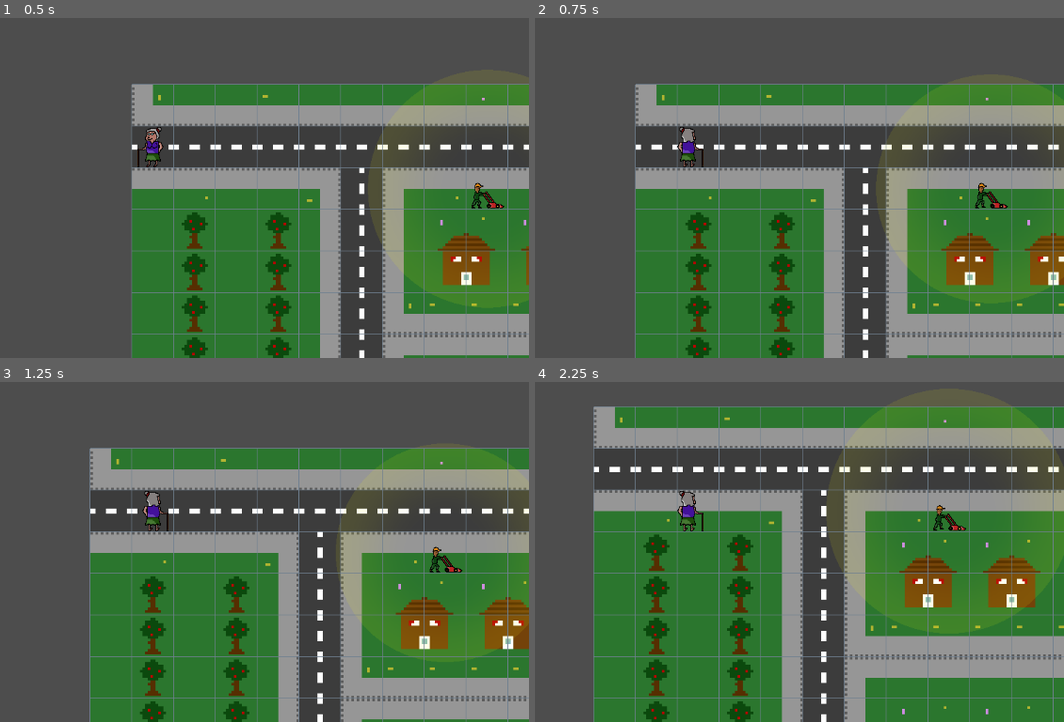
Above: before the commit, frames 1-4 (two rows, left to right).
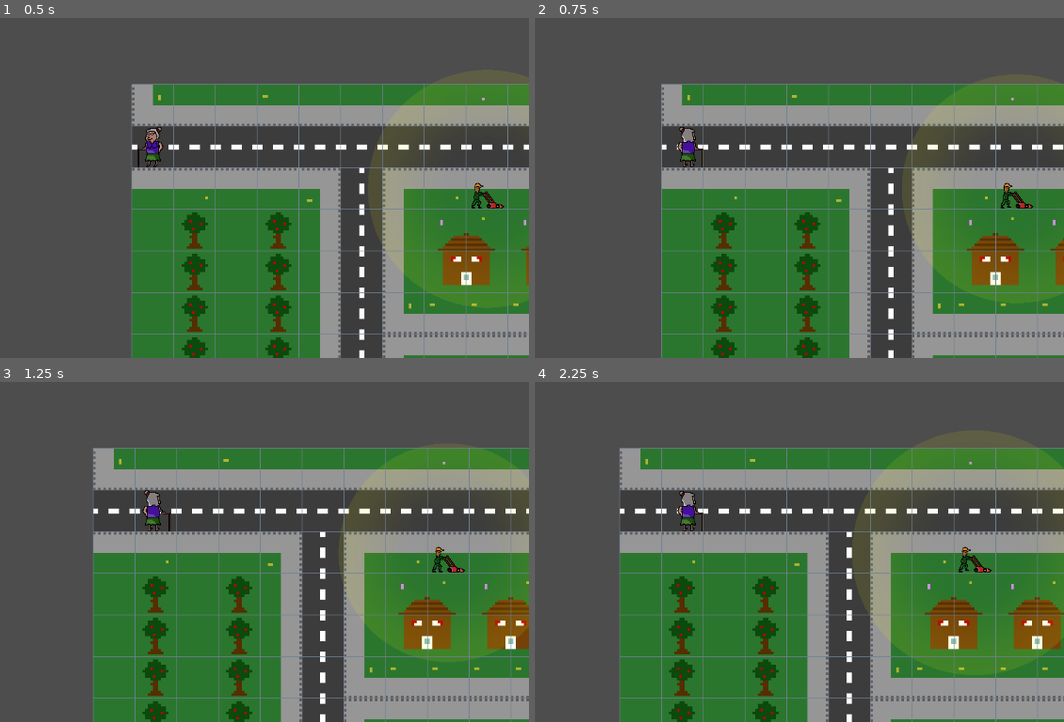
Above: after the commit, the same moments.

Repository: chrismeunier/EpicGameJam11
Game: Godot game, scene res://TileMap/world.tscn
Same seed, same stepped clock (60 frames per second), same inputs: the game is played once before the commit and once after it.
Inputs (mouse positions are in pixels of both pictures, inside the frame that each line leads up to):
- Up to frame 1 (0.5 s): no input
- Up to frame 2 (0.75 s): tap Enter at 0.5 s; move the mouse to (852, 126) at 0.52 s; hold D (Right) from 0.53 s (still down); hold Shift from 0.53 s (still down)
- Up to frame 3 (1.25 s): keep holding D (Right); keep holding Shift
- Up to frame 4 (2.25 s): move the mouse to (535, 531) at 1.27 s; release D (Right) at 1.28 s; release Shift at 1.28 s; hold S (Down) 1.28-2.03 s; tap 2 at 1.35 s; move the mouse to (762, 419) at 2.02 s; hold D (Right) from 2.03 s (still down); tap 3 at 2.1 s

Frame 1 is identical in both runs. In frame 2, 22% of the frame differs, in the area x 18-100%, y 19-100%; in frame 3, 8.5%; in frame 4, 63%, in the area x 11-100%, y 7-100%.

Commit message:
Add misunderstood sound to player

Diff:
--- a/characters/player.gd
+++ b/characters/player.gd
@@ -6,7 +6,7 @@
 
 var lastDirection = Vector2.ZERO
 var can_move_input: bool = true
-const MOVE_COOLDOWN := 0.3  # seconds between moves
+const MOVE_COOLDOWN := 0.84  # seconds between moves
 var disturbanceLvl = "lvl0"
 var signal_direction = Vector2.ZERO
 
@@ -30,8 +30,13 @@
 			new_signal = disturb_signal()
 
 		Events.moved_successfully.emit(new_signal == signal_direction)
+
+		if new_signal == signal_direction:
+			play_sound(signal_direction)
+		else:
+			play_error_sound()
+
 		signal_direction = new_signal
-		play_sound(signal_direction)
 		move(signal_direction)
 		signal_direction = Vector2.ZERO
 	else:
@@ -152,23 +157,26 @@
 	return signal_direction
 
 func play_sound(direction: Vector2) -> void:
-	var player: AudioStreamPlayer
+	var instructionPlayer: AudioStreamPlayer
 	match direction:
 		Vector2.LEFT:
-			var count = AudioManager.gameplay_left.get_child_count()
-			var index = randi() % count
-			player = AudioManager.gameplay_left.get_child(index)
+			var index = randi() % AudioManager.gameplay_left.get_child_count()
+			instructionPlayer = AudioManager.gameplay_left.get_child(index)
 		Vector2.RIGHT:
-			var count = AudioManager.gameplay_right.get_child_count()
-			var index = randi() % count
-			player = AudioManager.gameplay_right.get_child(index)
+			var index = randi() % AudioManager.gameplay_right.get_child_count()
+			instructionPlayer = AudioManager.gameplay_right.get_child(index)
 		Vector2.DOWN:
-			var count = AudioManager.gameplay_down.get_child_count()
-			var index = randi() % count
-			player = AudioManager.gameplay_down.get_child(index)
+			var index = randi() % AudioManager.gameplay_down.get_child_count()
+			instructionPlayer = AudioManager.gameplay_down.get_child(index)
 		Vector2.UP:
-			var count = AudioManager.gameplay_up.get_child_count()
-			var index = randi() % count
-			player = AudioManager.gameplay_up.get_child(index)
+			var index = randi() % AudioManager.gameplay_up.get_child_count()
+			instructionPlayer = AudioManager.gameplay_up.get_child(index)
 
+	instructionPlayer.play()
+	var stepPlayer: AudioStreamPlayer = AudioManager.audio_move
+	stepPlayer.play()
+
+func play_error_sound() -> void:
+	var index = randi() % AudioManager.error.get_child_count()
+	var player: AudioStreamPlayer = AudioManager.error.get_child(index)
 	player.play()
Not shown: 1 places in Levels/Lvl1.tscn that only renumber resources
Not shown: 1 places in Levels/Lvl2.tscn that only renumber resources
